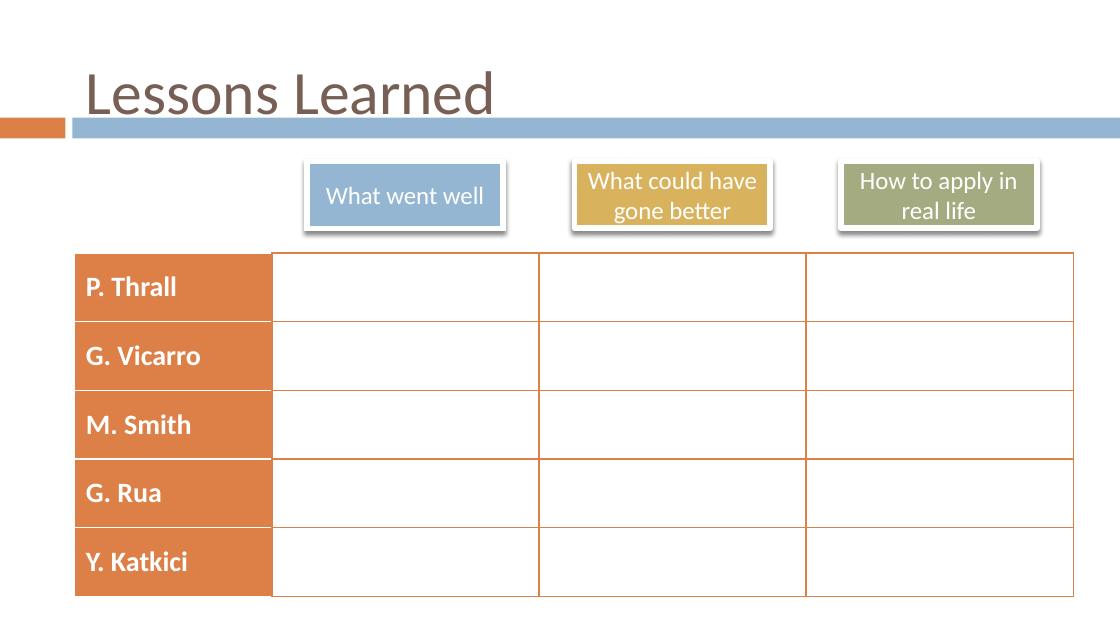
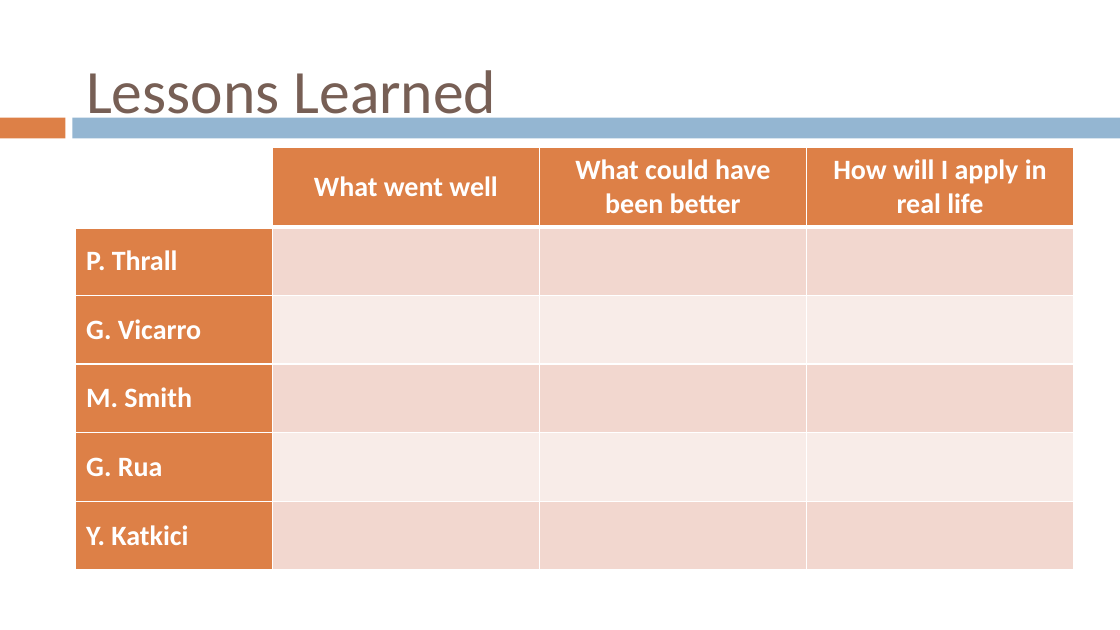
Before and after one commit to gvaccaro21/CS633---Term-Project, a slide deck: slide 44 of Final Presenation/CS_633_Zac3_term_project_report_FINAL_draft.pptx (slide 40 before the commit). Drawn at 1120x630 pixels with LibreOffice and Linux fonts; fonts in the diff are those of the drawing; background and template pictures are left out. Boxes give left, top, right and bottom in pixels: in the first picture for what was removed or moved away, otherwise in the second. Text is boxed around its words. In the diff, an @@ line names an element or a change of style, - is before the commit and + after.

```diff
--- a/Final Presenation/CS_633_Zac3_term_project_report_FINAL_draft.pptx
+++ b/Final Presenation/CS_633_Zac3_term_project_report_FINAL_draft.pptx
@@ table at (75,147,1072,569) @@
+row 1:  | What went well | What could have been better | How will I apply in real life
@@ table: place and size @@
-table at (75,253,1072,597)
+table at (75,147,1072,569)
@@ text removed at (307,161,503,228) @@
-What went well
@@ rectangle removed at (575,161,771,228) @@
-What could have gone better
@@ rectangle removed at (841,161,1037,228) @@
-How to apply in real life
```
Also in this commit, not shown: 12 other slides changed, 5 slides added, 1 slide removed.
